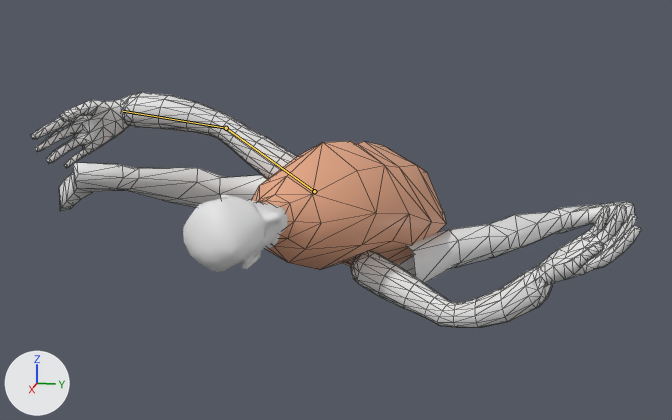
The Blender file assets/dead.blend as it was, and as the next commit left it.
Rendered twice from a 50 mm lens placed at (2.551, 0.544, 0.707), pointed at (0.043, 0.043, 0.08). Lighting does not change. The marker at lower left points along +X, +Y and +Z. Both versions are drawn at the pose saved in each file; the numbers are the values there. The bones that change are drawn over the model as lines. Mesh edges are drawn as thin lines on the coarser meshes.

The first picture shows 'Hand', 'Hand.001', 'Head', 'Leg', 'Leg.001', 'arm.001', 'arma', 'body'.
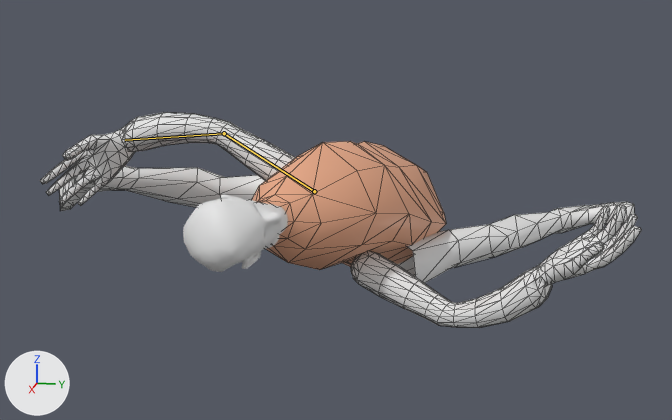
Pixel boxes [x1, y1, x2, y2] of what changed, in the pictures (672 x 420 px):
```json
{"object": "arma", "change": "posed", "before": [122, 92, 297, 179], "after": [122, 112, 296, 181], "on screen": "20% shorter"}
{"object": "Hand", "change": "posed", "before": [31, 94, 132, 168], "after": [40, 125, 135, 206], "on screen": "9% taller"}
{"bone": "shouldder", "before": "(314, 191) to (226, 128)", "after": "(314, 191) to (224, 133)"}
{"bone": "foreadrm", "before": "(226, 128) to (123, 111)", "after": "(224, 133) to (125, 140)"}
```

The change, as JSON lines over the scene's bpy script:
```json
{"block": "bone_shouldder", "where": "bone_shouldder = bpy.data.objects['armature'].pose.bones['shouldder']"}
{"op": "set", "path": "bone_shouldder.rotation_quaternion", "old": "(0.829, 0.439, 0.27, 0.216)", "new": "(0.818, 0.461, 0.258, 0.229)", "note": "degrees (61, 15, 38) -> degrees (63, 12, 39)"}
{"block": "bone_foreadrm", "where": "bone_foreadrm = bpy.data.objects['armature'].pose.bones['foreadrm']  # child of 'shouldder'"}
{"op": "set", "path": "bone_foreadrm.rotation_quaternion", "old": "(0.968, 0.196, 0.121, 0.097)", "new": "(0.949, 0.237, 0.111, 0.178)", "note": "degrees (24, 11, 14) -> degrees (30, 7, 23)"}
```
